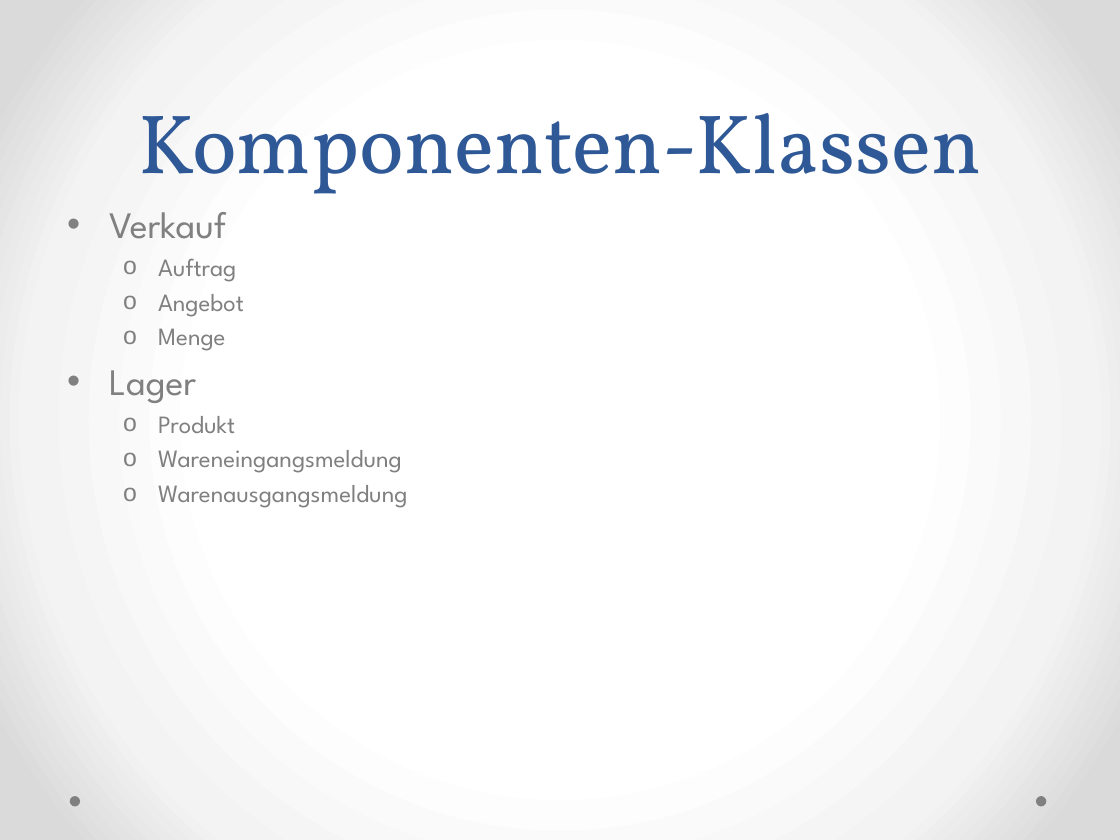
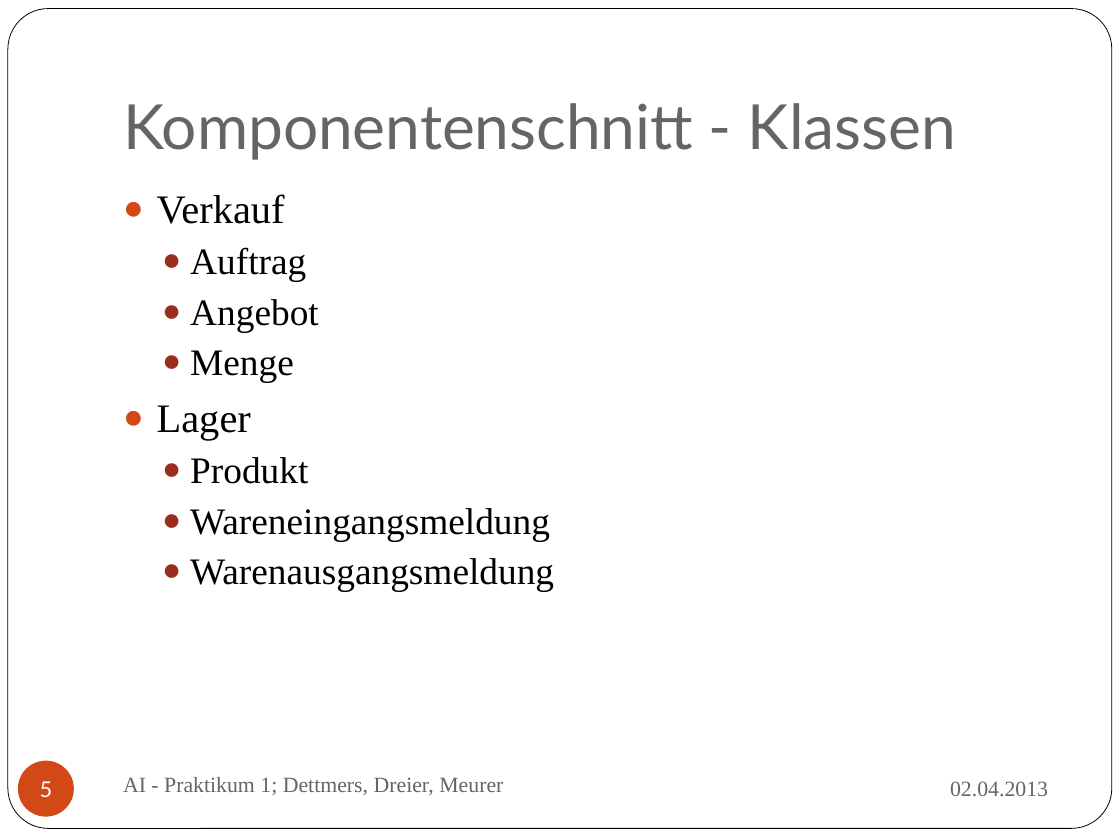
Before and after one commit to iBot/HAW_SS13_AI, a slide deck: slide 5 of Dokumente/praktikum1.pptx (slide 4 before the commit). Drawn at 1120x840 pixels with LibreOffice and Linux fonts; fonts in the diff are those of the drawing. Boxes give left, top, right and bottom in pixels: in the first picture for what was removed or moved away, otherwise in the second. Text is boxed around its words. In the diff, an @@ line names an element or a change of style, - is before the commit and + after.

```diff
--- a/Dokumente/praktikum1.pptx
+++ b/Dokumente/praktikum1.pptx
@@ background gradient #FFFFFF to #F4F4F4 to #DADADA to #FFFFFF @@
@@ rounded rectangle added at <box>8,9,1112,829</box>, fill #FFFFFF, outline #000000 0.5 pt @@
@@ title at <box>123,103,956,160</box>: text changed; size 54 to 40 pt; font Vollkorn to Lato; text colour #2F5897 to #696464 @@
-Komponenten-Klassen
+Komponentenschnitt - Klassen
@@ text "Verkauf": place and size @@
-text "Verkauf" at <box>109,212,407,508</box>
+text "Verkauf" at <box>157,194,554,592</box>
@@ text "Verkauf" at <box>157,194,554,592</box>: size 24 to 26 pt in "Verkauf", "Lager"; font League Spartan to Times New Roman, text colour #808080 to #000000; size 16 to 24 pt in "Auftrag", "Angebot", "Menge", "Produkt" and 2 more places; bullet • to ●; bullet o to ● @@
@@ page number added at <box>18,760,74,816</box>, fill #D34817, 14 pt, text #FFFFFF @@
+5
@@ text added at <box>123,777,503,795</box>, 14 pt, text #696464 @@
+AI - Praktikum 1; Dettmers, Dreier, Meurer
@@ ellipse removed at <box>69,796,80,806</box> @@
@@ text added at <box>950,781,1048,797</box>, 14 pt, text #696464 @@
+02.04.2013
@@ ellipse removed at <box>1036,796,1046,806</box> @@
```
Also in this commit, not shown: 4 other slides changed, 11 slides added, 4 slides removed, 1 other file.
